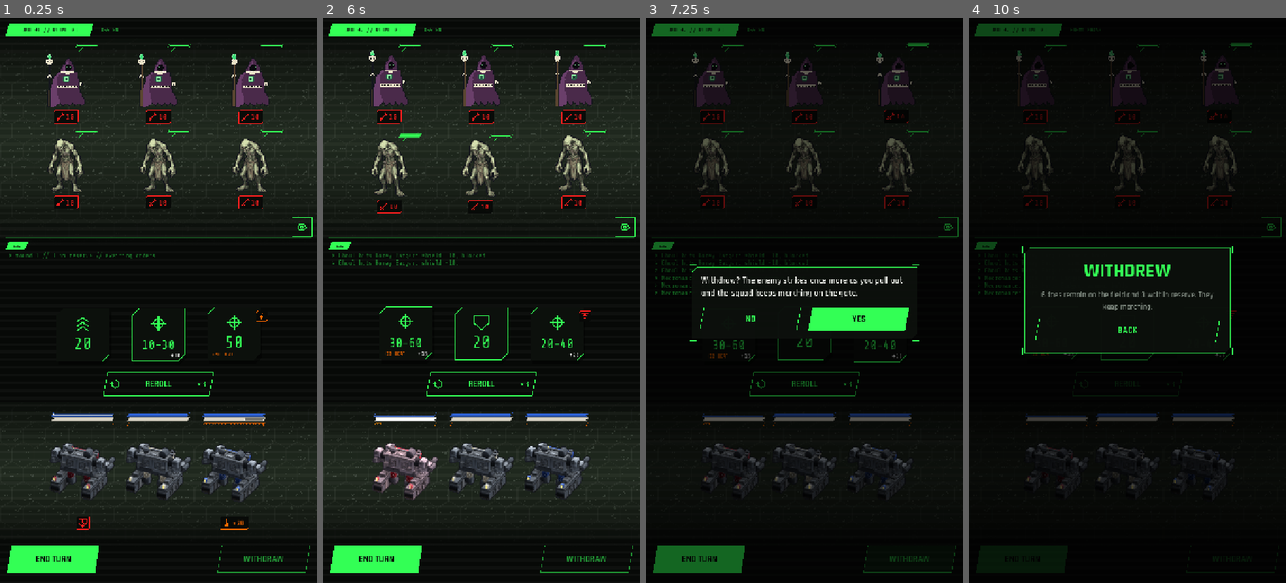
Above: before the commit, frames 1-4 (left to right).
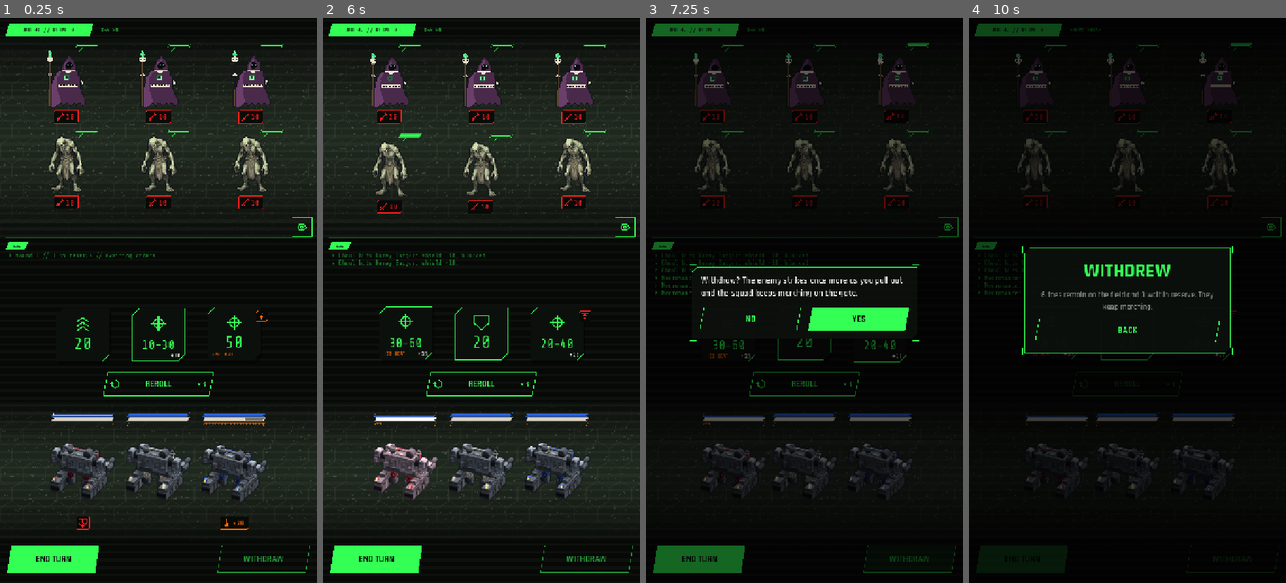
Above: after the commit, the same moments.

Repository: ryanjdmartin/riftgate
Game: Godot game, scene res://game/skirmish/skirmish_screen.tscn
The game is run twice, just before and just after one commit, with the same random seed, the same clock (stepped at 60 frames per second) and the same inputs. This scene is started directly instead of the project's main scene.
Inputs (mouse positions are in pixels of both pictures, inside the frame that each line leads up to):
- Up to frame 1 (0.25 s): no input
- Up to frame 2 (6 s): click (624, 227) at 0.5 s; click "REROLL" at 1.25 s; click "END TURN" at 2 s; click "WITHDRAW" at 2.75 s; click (624, 227) at 3.5 s; click "REROLL" at 4.25 s; click "END TURN" at 5 s; click "YES" at 5.75 s
- Up to frame 3 (7.25 s): click "WITHDRAW" at 6.5 s
- Up to frame 4 (10 s): click "YES" at 7.25 s; click (1270, 227) at 8 s; click "BACK" at 8.75 s; drag from (1035, 170) to (1159, 176) at 9.52 s

The runs differ from the first frame. In frame 1, 2.0% of the frame differs, in the area x 14-86%, y 5-31%; in frame 2, 2.0%, in the area x 14-86%, y 5-32%; in frame 3, 0.7%; in frame 4, 0.7%.

Commit message:
The battlefield in true 3D, as an experiment behind RIFTGATE_MAP3D=1
Map3D is a SubViewport the map view draws behind its overlays: hex ground
stretched in depth so it projects onto the 2D grid exactly, lit props for
peaks, rubble, rocks and roads, the gate and wall glTFs, mechs as toon
models turned to their facing, foes as billboard sprites. The toon material
pass is now a static MechView3D.toon shared by the skirmish, the codex and
the map. Off by default.

Co-Authored-By: Claude Fable 5.1 <noreply@anthropic.com>

Diff:
--- a/game/battle/battle_map_view.gd
+++ b/game/battle/battle_map_view.gd
@@ -38,6 +38,7 @@
 var scroll_y: float = 0.0
 
 var _origin := Vector2.ZERO
+var _map3d: Map3D = null             # the battlefield in true 3D, when RIFTGATE_MAP3D=1
 var _tags: Array = []                # [[Rect2, Unit], ...] the off-screen portraits, as drawn
 var _pressed := false
 var _dragged := false
@@ -57,6 +58,12 @@
 	field = f
 	_layout()
 	scroll_to_bottom()
+	if OS.get_environment("RIFTGATE_MAP3D") == "1" and DisplayServer.get_name() != "headless":
+		if _map3d != null:
+			_map3d.queue_free()
+		_map3d = Map3D.new()
+		add_child(_map3d)
+		_map3d.setup(field, Vector2(size.x, _map_px_height()), _origin, HEX_SIZE)
 	queue_redraw()
 
 
@@ -144,23 +151,28 @@
 		return
 	var hud := Palette.HUD
 	var map := field.map
-	for h in map.all_hexes():
+	if _map3d != null:
+		# The ground, the structures and the units are geometry in the 3D viewport; only the
+		# overlays are drawn here.
+		_map3d.sync()
+		draw_texture_rect(_map3d.get_texture(), Rect2(Vector2(0, scroll_y), Vector2(_map3d.size)), false)
+	for h in (map.all_hexes() if _map3d == null else []):
 		var pts := Hex.corners(center(h), HEX_SIZE - 1.5)
 		draw_colored_polygon(pts, TERRAIN[map.terrain[h]])
 		TerrainArt.draw(self, center(h), HEX_SIZE, map.terrain[h], h.x * 131 + h.y * 7919, 0.9)
 		Hud.stroke_poly(self, pts, Color(hud, 0.10), 1.0)
 	# The wall and the gate along the bottom row: their sprites stand on the hexes, drawn
 	# before the units so a mech in front overlaps the top of the wall.
-	var wall_tex := Sprites.structure("wall")
-	for wh in map.wall_hexes:
+	var wall_tex := Sprites.structure("wall") if _map3d == null else null
+	for wh in (map.wall_hexes if _map3d == null else []):
 		var c := center(wh)
 		if wall_tex != null:
 			var ts := wall_tex.get_size() * SPRITE_SCALE
 			draw_texture_rect(wall_tex, Rect2((c - Vector2(ts.x * 0.5, ts.y - HEX_SIZE * 0.55)).floor(), ts), false)
 		else:
 			draw_colored_polygon(Hex.corners(c, HEX_SIZE - 3.0), Color(Palette.MUTED, 0.35))
-	var gate_tex := Sprites.structure("gate")
-	for g in map.gate_hexes:
+	var gate_tex := Sprites.structure("gate") if _map3d == null else null
+	for g in (map.gate_hexes if _map3d == null else []):
 		var pts := Hex.corners(center(g), HEX_SIZE - 3.0)
 		draw_colored_polygon(pts, Color(hud, 0.10))
 		if gate_tex == null:
@@ -267,7 +279,9 @@
 			draw_colored_polygon(Hex.corners(center(h), HEX_SIZE - 6.0), Color("4a2e66"))
 	var c := center(u.pos)
 	var tex: Texture2D = Sprites.map_mech(u.chassis_id, u.facing) if u.is_player() else Sprites.map_foe(foe_sprite_id(u))
-	if tex != null:
+	if _map3d != null:
+		pass   # the unit itself is geometry in the 3D viewport; the gauge and plaque below stay
+	elif tex != null:
 		var ts := tex.get_size() * SPRITE_SCALE
 		draw_texture_rect(tex, Rect2((c - Vector2(ts.x * 0.5, ts.y - 8.0)).floor(), ts), false)
 	elif u.is_player():
--- /dev/null
+++ b/game/battle/map_3d.gd
@@ -0,0 +1,257 @@
+class_name Map3D
+extends SubViewport
+
+## The battlefield in true 3D: an experiment (Ryan, 19 September). The hex ground, the
+## gate and walls, and the player's mechs are real geometry under an orthographic camera
+## pitched like the map tokens; foes stay painted sprites standing on the ground. The 2D map
+## view draws this viewport's texture behind its overlays. The ground is stretched in depth so
+## every hex projects exactly onto the 2D grid the overlays and gestures already use: the
+## overlays did not have to change, only what is under them.
+## RIFTGATE_MAP3D=1 turns it on.
+
+const PITCH := 42.0            # the map tokens' tilt
+const HEX_WORLD := 35.0        # a hex's circumradius in model units: a mech is about one hex wide
+const CAMERA_DISTANCE := 900.0
+
+const TERRAIN := {
+	BattleMap.Terrain.PLAIN: Color("2a3628"),
+	BattleMap.Terrain.ROAD: Color("46422f"),
+	BattleMap.Terrain.ROUGH: Color("3a3824"),
+	BattleMap.Terrain.RUINS: Color("393c39"),
+	BattleMap.Terrain.WATER: Color("1a2f4a"),
+	BattleMap.Terrain.MOUNTAIN: Color("23212a"),
+}
+
+var field: Battlefield
+var hex_px: float = 44.0        # the 2D view's HEX_SIZE, so the projection lands on its grid
+var sprite_scale: float = 2.0
+var _ppu: float = 1.0           # screen pixels per model unit
+var _sin: float = 1.0
+var _origin := Vector2.ZERO     # where hex (0,0) sits in this viewport, in pixels
+var _camera: Camera3D
+var _units: Dictionary = {}     # unit id -> Node3D
+var _statics: Array = []
+
+
+func setup(f: Battlefield, view_size: Vector2, origin: Vector2, hex_size: float) -> void:
+	field = f
+	hex_px = hex_size
+	_origin = origin
+	_ppu = hex_px / HEX_WORLD
+	_sin = sin(deg_to_rad(PITCH))
+	size = Vector2i(int(view_size.x), int(view_size.y))
+	own_world_3d = true
+	transparent_bg = true
+	render_target_update_mode = SubViewport.UPDATE_ALWAYS
+	msaa_3d = SubViewport.MSAA_4X
+	canvas_item_default_texture_filter = SubViewport.DEFAULT_CANVAS_ITEM_TEXTURE_FILTER_NEAREST
+	_build_light()
+	_build_ground()
+	_build_structures()
+	_build_camera()
+	sync()
+
+
+## A sun from the north-west and a little ambient, for the props; the mechs and structures
+## carry their own toon light.
+func _build_light() -> void:
+	var sun := DirectionalLight3D.new()
+	sun.light_energy = 1.4
+	sun.rotation_degrees = Vector3(-55.0, 35.0, 0.0)
+	add_child(sun)
+	var env := WorldEnvironment.new()
+	var e := Environment.new()
+	e.background_mode = Environment.BG_COLOR
+	e.background_color = Color(0, 0, 0, 0)
+	e.ambient_light_source = Environment.AMBIENT_SOURCE_COLOR
+	e.ambient_light_color = Color("6a7a8a")
+	e.ambient_light_energy = 0.6
+	env.environment = e
+	add_child(env)
+
+
+## World position of a 2D pixel offset from hex (0,0): x as is, depth stretched so the
+## pitched camera compresses it back to the 2D grid.
+func _world(px: Vector2, height: float = 0.0) -> Vector3:
+	return Vector3(px.x / _ppu, height, px.y / (_ppu * _sin))
+
+
+func _hex_world(h: Vector2i, height: float = 0.0) -> Vector3:
+	return _world(Hex.to_pixel(h, hex_px), height)
+
+
+## Ground colour: unshaded so the palette stays exact, and two-sided so the winding of a
+## hand-built polygon never matters.
+func _flat(color: Color) -> StandardMaterial3D:
+	var m := StandardMaterial3D.new()
+	m.shading_mode = BaseMaterial3D.SHADING_MODE_UNSHADED
+	m.cull_mode = BaseMaterial3D.CULL_DISABLED
+	m.albedo_color = color
+	return m
+
+
+## A prop (a peak, rubble, a rock): lit, so its faces read as volume.
+func _lit(color: Color) -> StandardMaterial3D:
+	var m := StandardMaterial3D.new()
+	m.albedo_color = color
+	m.roughness = 1.0
+	return m
+
+
+## One hex of ground as a flat polygon, with a darker rim just under it for the grid.
+func _hex_mesh(inset: float) -> ArrayMesh:
+	var corners := Hex.corners(Vector2.ZERO, hex_px - inset)
+	var verts := PackedVector3Array()
+	var idx := PackedInt32Array()
+	for c in corners:
+		verts.append(_world(c))
+	for i in range(1, corners.size() - 1):
+		idx.append_array([0, i + 1, i])
+	var arrays := []
+	arrays.resize(Mesh.ARRAY_MAX)
+	arrays[Mesh.ARRAY_VERTEX] = verts
+	arrays[Mesh.ARRAY_INDEX] = idx
+	var mesh := ArrayMesh.new()
+	mesh.add_surface_from_arrays(Mesh.PRIMITIVE_TRIANGLES, arrays)
+	return mesh
+
+
+func _build_ground() -> void:
+	var fill := _hex_mesh(1.5)
+	var rim := _hex_mesh(0.0)
+	var rim_mat := _flat(Color(Palette.HUD, 0.10).blend(Palette.BG))
+	var map := field.map
+	var rng := RandomNumberGenerator.new()
+	for h in map.all_hexes():
+		var t: int = map.terrain[h]
+		var at := _hex_world(h)
+		# Water sits a step below the ground, rim and all, so its bank shows as a dark edge.
+		var drop := Vector3(0, -4.0, 0) if t == BattleMap.Terrain.WATER else Vector3.ZERO
+		var r := MeshInstance3D.new()
+		r.mesh = rim
+		r.material_override = rim_mat
+		r.position = at + drop + Vector3(0, -0.2, 0)
+		add_child(r)
+		var g := MeshInstance3D.new()
+		g.mesh = fill
+		g.material_override = _flat(TERRAIN[t])
+		g.position = at + drop
+		add_child(g)
+		rng.seed = h.x * 131 + h.y * 7919
+		match t:
+			BattleMap.Terrain.MOUNTAIN:
+				var cone := CylinderMesh.new()
+				cone.top_radius = 2.0
+				cone.bottom_radius = HEX_WORLD * 0.62
+				cone.height = 26.0 + rng.randf_range(-4.0, 6.0)
+				cone.radial_segments = 6
+				var mi := MeshInstance3D.new()
+				mi.mesh = cone
+				mi.material_override = _lit(TERRAIN[t].lightened(0.18))
+				mi.position = at + Vector3(rng.randf_range(-3, 3), cone.height * 0.5, rng.randf_range(-2, 2))
+				add_child(mi)
+			BattleMap.Terrain.RUINS:
+				for k in range(3):
+					var b := BoxMesh.new()
+					b.size = Vector3(rng.randf_range(6, 12), rng.randf_range(4, 14), rng.randf_range(5, 9))
+					var mi := MeshInstance3D.new()
+					mi.mesh = b
+					mi.material_override = _lit(TERRAIN[t].lightened(0.25))
+					mi.position = at + Vector3(rng.randf_range(-16, 16), b.size.y * 0.5, rng.randf_range(-12, 12))
+					add_child(mi)
+			BattleMap.Terrain.ROUGH:
+				for k in range(4):
+					var b := BoxMesh.new()
+					b.size = Vector3(rng.randf_range(3, 6), rng.randf_range(2, 5), rng.randf_range(3, 6))
+					var mi := MeshInstance3D.new()
+					mi.mesh = b
+					mi.material_override = _lit(TERRAIN[t].darkened(0.25))
+					mi.position = at + Vector3(rng.randf_range(-18, 18), b.size.y * 0.5, rng.randf_range(-14, 14))
+					mi.rotation.y = rng.randf_range(0, TAU)
+					add_child(mi)
+			BattleMap.Terrain.ROAD:
+				var b := BoxMesh.new()
+				b.size = Vector3(HEX_WORLD * 0.55, 0.3, HEX_WORLD * 1.5 / _sin)
+				var mi := MeshInstance3D.new()
+				mi.mesh = b
+				mi.material_override = _flat(TERRAIN[t].lightened(0.12))
+				mi.position = at + Vector3(0, 0.2, 0)
+				add_child(mi)
+
+
+func _model(id: String, maker: String, paint: Dictionary = {}) -> Node3D:
+	var scene: PackedScene = load("res://art/models/%s.glb" % id)
+	var node: Node3D = scene.instantiate()
+	MechView3D.toon(node, maker, "clean", paint, false)
+	return node
+
+
+func _build_structures() -> void:
+	var map := field.map
+	if MechView3D.has_model("gate"):
+		var g := _model("gate", "arsenal")
+		g.position = _hex_world(map.gate)
+		g.rotation.y = PI   # facing north
+		add_child(g)
+	if MechView3D.has_model("wall"):
+		for w in map.wall_hexes:
+			var m := _model("wall", "arsenal")
+			m.position = _hex_world(w)
+			m.rotation.y = PI
+			add_child(m)
+
+
+func _build_camera() -> void:
+	_camera = Camera3D.new()
+	_camera.projection = Camera3D.PROJECTION_ORTHOGONAL
+	_camera.keep_aspect = Camera3D.KEEP_HEIGHT
+	_camera.size = float(size.y) / _ppu
+	_camera.near = 1.0
+	_camera.far = 4000.0
+	# The point that must land on the viewport's centre: hex (0,0) sits at `_origin`.
+	var target := _world(Vector2(size.x * 0.5, size.y * 0.5) - _origin)
+	var back := Vector3(0.0, _sin, cos(deg_to_rad(PITCH)))
+	add_child(_camera)
+	_camera.look_at_from_position(target + back * CAMERA_DISTANCE, target, Vector3.UP)
+
+
+## Put every unit where the field says it is: mechs as models turned to their facing, foes
+## as billboarded sprites standing on the ground.
+func sync() -> void:
+	var seen := {}
+	for u in field.units:
+		seen[u.id] = true
+		var node: Node3D = _units.get(u.id, null)
+		if node == null:
+			node = _make_unit(u)
+			if node == null:
+				continue
+			add_child(node)
+			_units[u.id] = node
+		node.position = _hex_world(u.pos)
+		if u.is_player() and not u.is_static():
+			var d: Vector2 = Hex.to_pixel(Hex.DIRECTIONS[u.facing], 1.0).normalized()
+			node.rotation.y = atan2(d.x, d.y)
+	for uid in _units.keys():
+		if not seen.has(uid):
+			_units[uid].queue_free()
+			_units.erase(uid)
+
+
+func _make_unit(u: Unit) -> Node3D:
+	if u.is_player() and not u.is_static():
+		var maker := str(ContentDB.load_default().chassis.get(u.chassis_id, {}).get("maker", "minerva"))
+		return _model(MechView3D.model_for(u.chassis_id, "badger"), maker, u.paint)
+	var tex := Sprites.map_foe(BattleMapView.foe_sprite_id(u))
+	if tex == null:
+		return null
+	var s := Sprite3D.new()
+	s.texture = tex
+	s.billboard = BaseMaterial3D.BILLBOARD_ENABLED
+	s.shaded = false
+	s.texture_filter = BaseMaterial3D.TEXTURE_FILTER_NEAREST
+	s.pixel_size = sprite_scale / _ppu
+	s.offset = Vector2(0, tex.get_height() * 0.5)   # feet on the ground
+	var big := 1.5 if u.is_multi_hex() else 1.0
+	s.scale = Vector3.ONE * big
+	return s
--- a/game/ui/mech_view_3d.gd
+++ b/game/ui/mech_view_3d.gd
@@ -311,6 +311,12 @@
 
 
 func _apply_materials(node: Node, maker: String) -> void:
+	toon(node, maker, mode, paint, token, hide_detail)
+
+
+## Give every mesh under `node` the toon shader in the maker's tones (or a repaint), the way
+## the skirmish and the codex draw a mech. Shared with the 3D battlefield (Map3D).
+static func toon(node: Node, maker: String, look: String, paint_arg: Dictionary = {}, as_token: bool = false, drop_detail: bool = true) -> void:
 	if node is MeshInstance3D:
 		var mi: MeshInstance3D = node
 		for i in range(mi.mesh.get_surface_count()):
@@ -320,18 +326,18 @@
 				role = src.resource_name.get_slice(".", 0).to_lower()
 			var ramp: Array = LIVERY.get(maker, LIVERY["minerva"]) if role == "livery" else RAMPS.get(role, RAMPS["steel"])
 			# A repaint: the primary colour takes the livery panels, the secondary the bone plating.
-			if role == "livery" and paint.has("primary"):
-				ramp = ramp_for(paint["primary"])
-			elif role == "white" and paint.has("secondary"):
-				ramp = ramp_for(paint["secondary"])
+			if role == "livery" and paint_arg.has("primary"):
+				ramp = ramp_for(paint_arg["primary"])
+			elif role == "white" and paint_arg.has("secondary"):
+				ramp = ramp_for(paint_arg["secondary"])
 			var m := ShaderMaterial.new()
 			m.shader = load("res://game/ui/mech_toon.gdshader")
 			for t in range(4):
 				m.set_shader_parameter("tone%d" % t, Color(ramp[t]))
-			m.set_shader_parameter("bands", 4 if mode == "pixel" else 0)
+			m.set_shader_parameter("bands", 4 if look == "pixel" else 0)
 			m.set_shader_parameter("role", ROLE_INDEX.get(role, 0))
 			m.set_shader_parameter("gloss", float(GLOSS.get(maker, 0.4)))
-			if token:
+			if as_token:
 				# At 24 px the surface pass is noise and the wear is mud: flat tones, lit
 				# from above and the viewer's side so the top and front read.
 				for u in ["grime", "wear", "dust", "seams", "chips"]:
@@ -339,10 +345,10 @@
 				m.set_shader_parameter("gloss", 0.0)
 				m.set_shader_parameter("light_dir", Vector3(-0.4, 0.8, -0.45))
 			mi.set_surface_override_material(i, m)
-		if token and hide_detail and node.name.contains("detail"):
+		if as_token and drop_detail and node.name.contains("detail"):
 			mi.visible = false   # the spriter drops detail parts from tokens too
 	for c in node.get_children():
-		_apply_materials(c, maker)
+		toon(c, maker, look, paint_arg, as_token, drop_detail)
 
 
 ## Orthographic camera on the sprites' angle, sized so the model fills the frame the way
Not shown, added: game/battle/map_3d.gd.uid
Not shown, changed: docs/status.md
